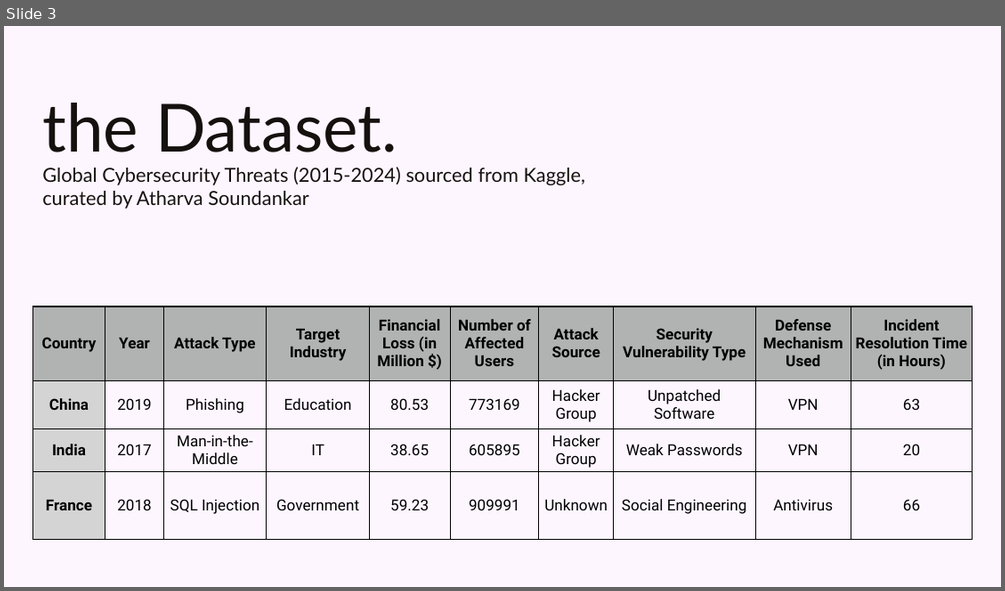
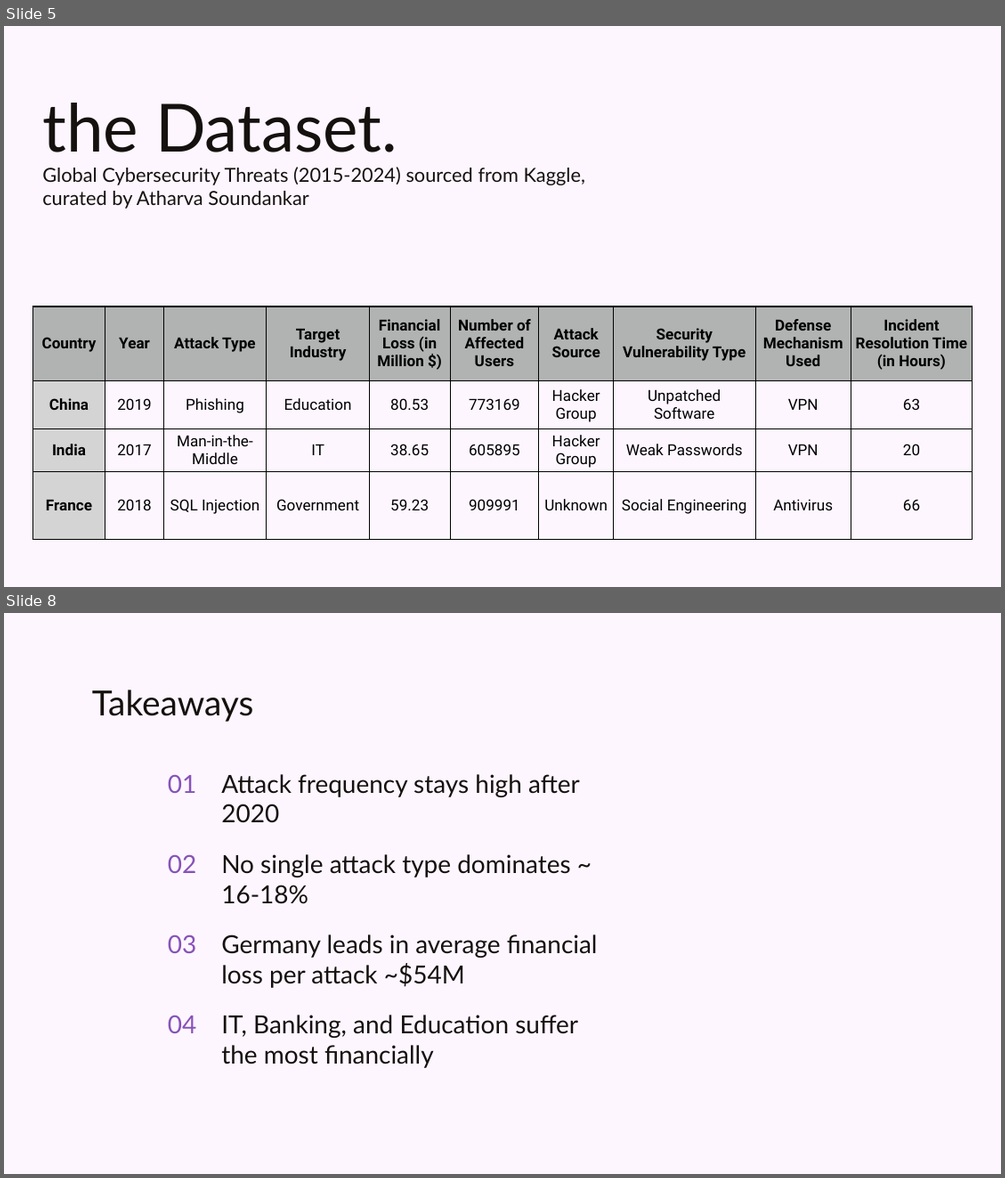
Before and after one commit to Vamin-co/CyberInsights, a slide deck: CyberInsightsPres.pptx. Shown one above the other, each under a label of ours: slide 3 before the commit, slides 5 and 8 after it; the slides between them are not shown. The pictures are 1005x591 and 1005x1178 pixels, drawn with LibreOffice and Linux fonts; fonts in the diff are those of the drawing; background and template pictures are left out. Boxes give left, top, right and bottom in pixels: in the first picture for what was removed or moved away, otherwise in the second. Text is boxed around its words. In the diff, an @@ line names an element or a change of style, - is before the commit and + after.

```diff
--- a/CyberInsightsPres.pptx
+++ b/CyberInsightsPres.pptx
@@ slide 8 added at [4, 613, 1001, 1174], background picture (left out) @@
@@ title added at [92, 690, 254, 722], 25 pt, text #15110E @@
+Takeaways
@@ title added at [168, 775, 196, 793], 18 pt, text #8752B8 @@
+01
@@ subtitle added at [221, 774, 580, 823], 18 pt, text #15110E @@
+Attack frequency stays high after 2020
@@ title added at [168, 854, 196, 873], 18 pt, text #8752B8 @@
+02
@@ subtitle added at [221, 854, 570, 904], 18 pt, text #15110E @@
+No single attack type dominates ~ 16-18%
@@ title added at [168, 934, 196, 953], 18 pt, text #8752B8 @@
+03
@@ subtitle added at [221, 934, 598, 988], 18 pt, text #15110E @@
+Germany leads in average financial loss per attack ~$54M
@@ title added at [168, 1015, 196, 1033], 18 pt, text #8752B8 @@
+04
@@ subtitle added at [221, 1014, 578, 1068], 18 pt, text #15110E @@
+IT, Banking, and Education suffer the most financially
@@ what was slide 3 is now slide 5 @@
```
Also in this commit, not shown: 2 slides changed, 6 other slides added, 12 slides removed, 1 other file.
